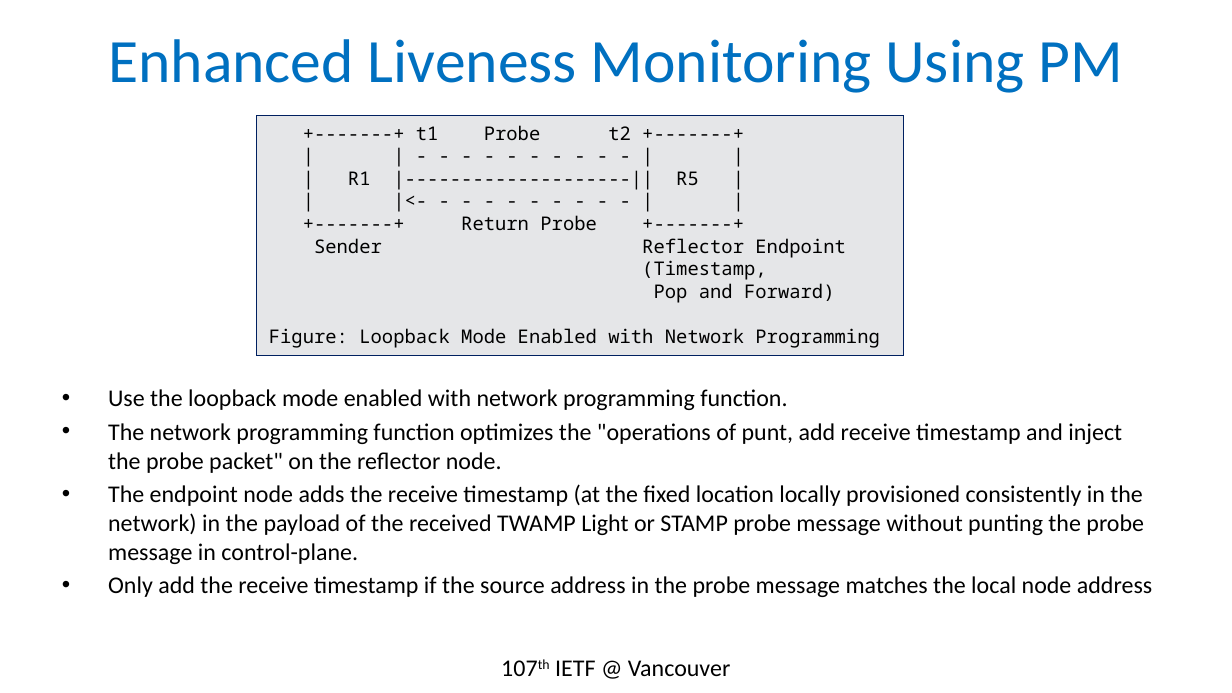
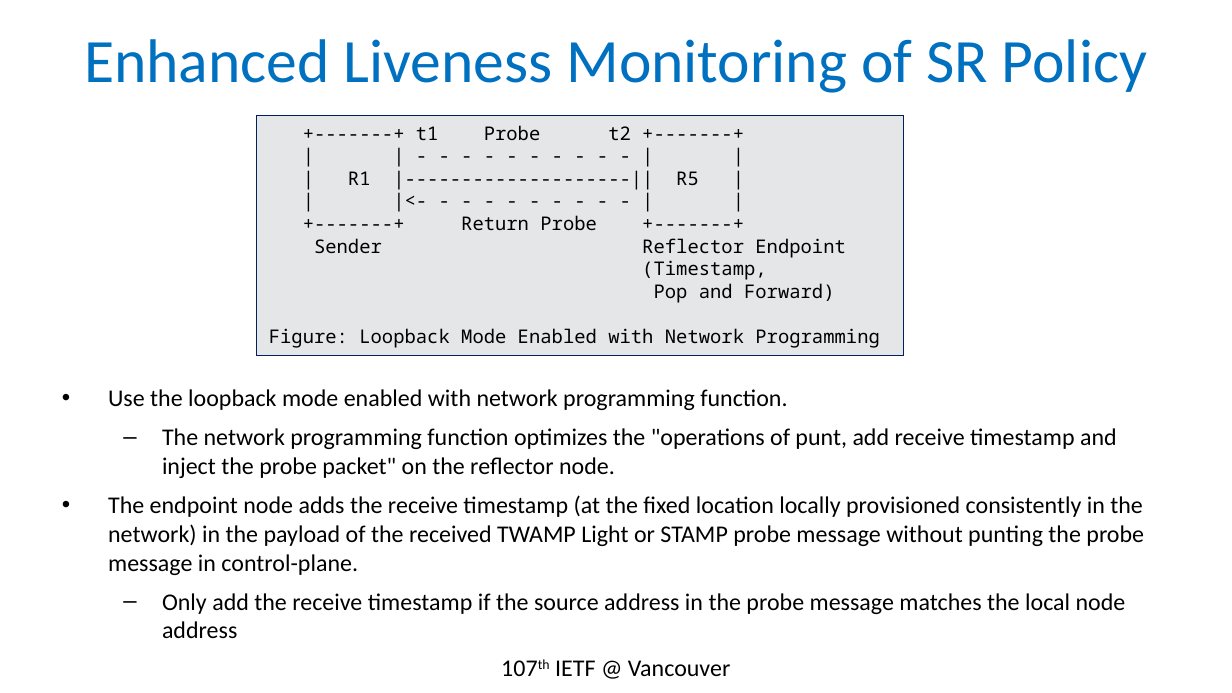
Before and after one commit to rakgandhi/ietf-slides, a slide deck: slide 5 of draft-gandhi-spring-sr-enhanced-plm-00.pptx (slide 6 before the commit). Drawn at 1232x693 pixels with LibreOffice and Linux fonts; fonts in the diff are those of the drawing. Boxes give left, top, right and bottom in pixels: in the first picture for what was removed or moved away, otherwise in the second. Text is boxed around its words. In the diff, an @@ line names an element or a change of style, - is before the commit and + after.

```diff
--- a/draft-gandhi-spring-sr-enhanced-plm-00.pptx
+++ b/draft-gandhi-spring-sr-enhanced-plm-00.pptx
@@ title at (x1=84, y1=39, x2=1147, y2=93): text changed @@
-Enhanced Liveness Monitoring Using PM
+Enhanced Liveness Monitoring of SR Policy
@@ text "Use the loopback mode enabled ..." at (x1=108, y1=389, x2=1144, y2=638): line spacing 1 to 16.8pt; more space between paragraphs; bullet • to –; list level 1 to 2 in "The network programming function optimizes ..."; list level 1 to 2 in "Only add the receive timestamp ..." @@
```
Also in this commit, not shown: 4 other slides changed, 1 slide added, 1 slide removed.
